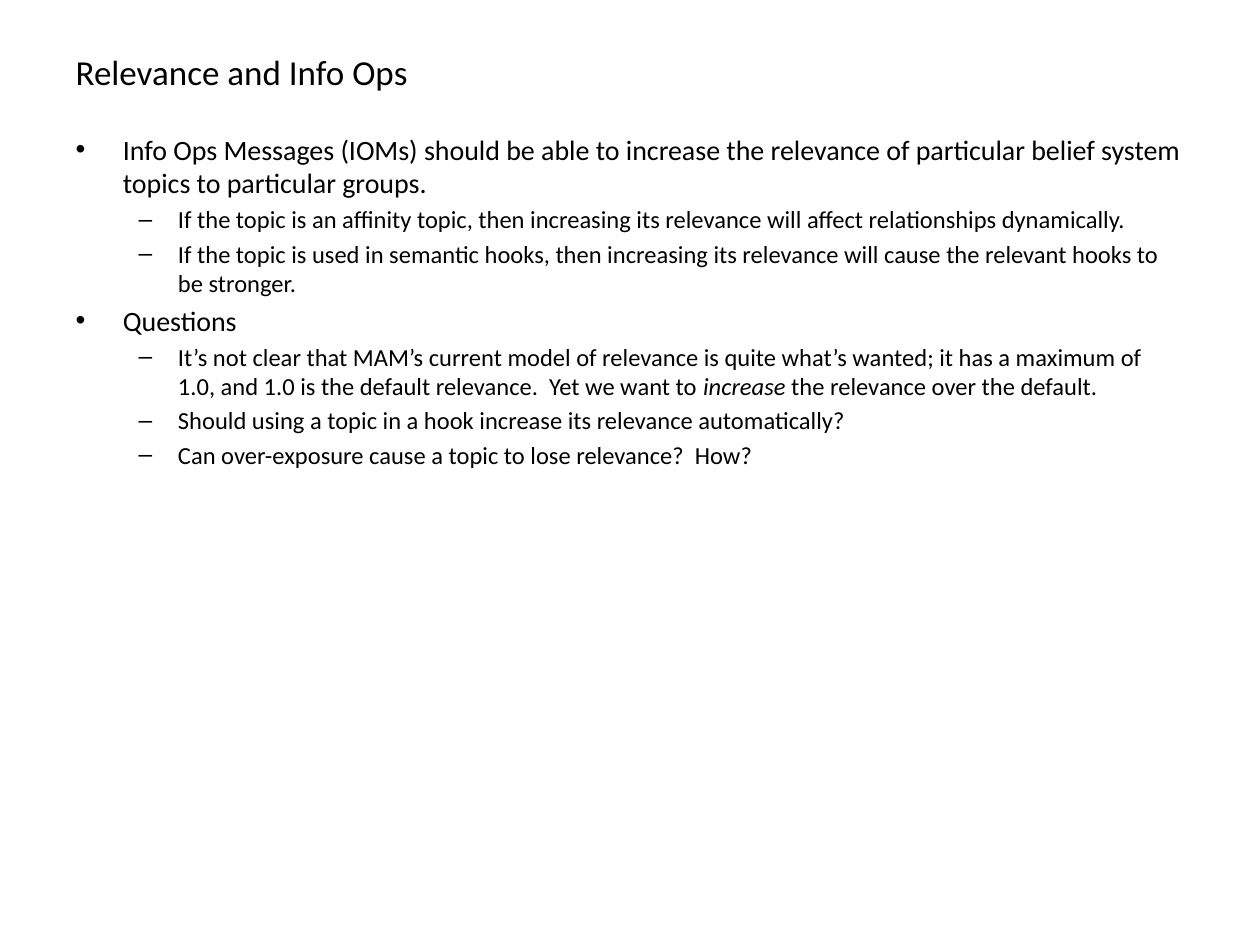
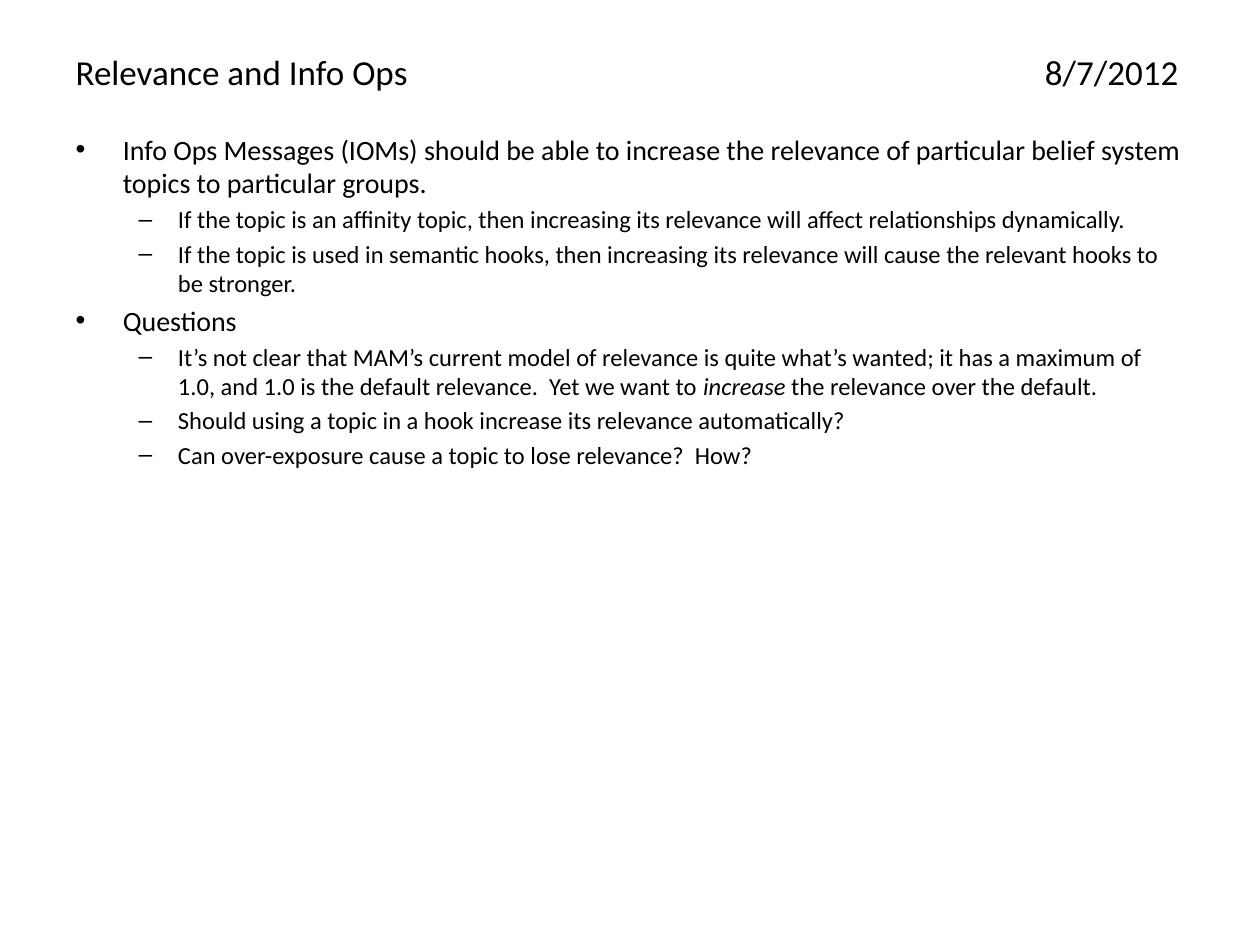
Before and after one commit to AthenaModel/athena-legacy, a slide deck: slide 23 of docs/dev/ideas.pptx (slide 20 before the commit). Drawn at 1260x945 pixels with LibreOffice and Linux fonts; fonts in the diff are those of the drawing. Boxes give left, top, right and bottom in pixels: in the first picture for what was removed or moved away, otherwise in the second. Text is boxed around its words. In the diff, an @@ line names an element or a change of style, - is before the commit and + after.

```diff
--- a/docs/dev/ideas.pptx
+++ b/docs/dev/ideas.pptx
@@ title at bbox=[76, 60, 1178, 91]: text changed @@
-Relevance and Info Ops
+Relevance and Info Ops 8/7/2012
```
Also in this commit, not shown: 8 other slides changed, 11 slides added.
